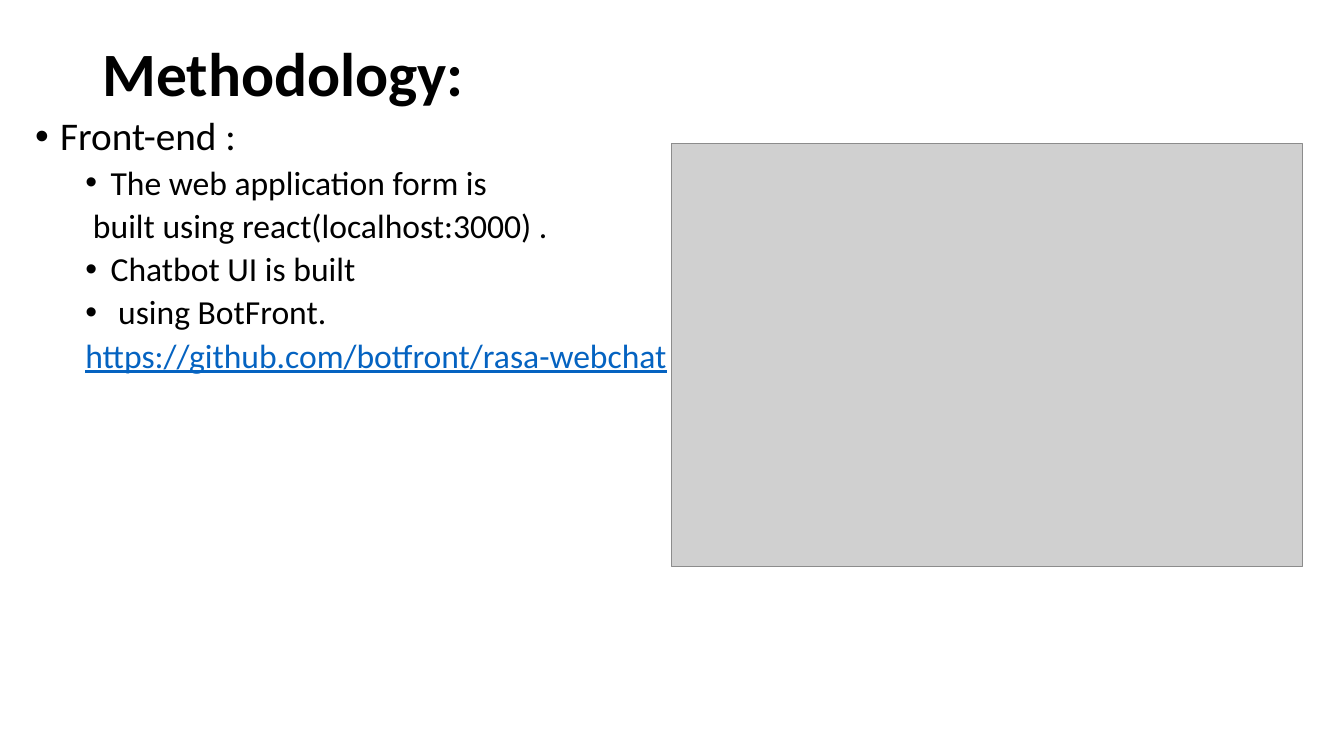
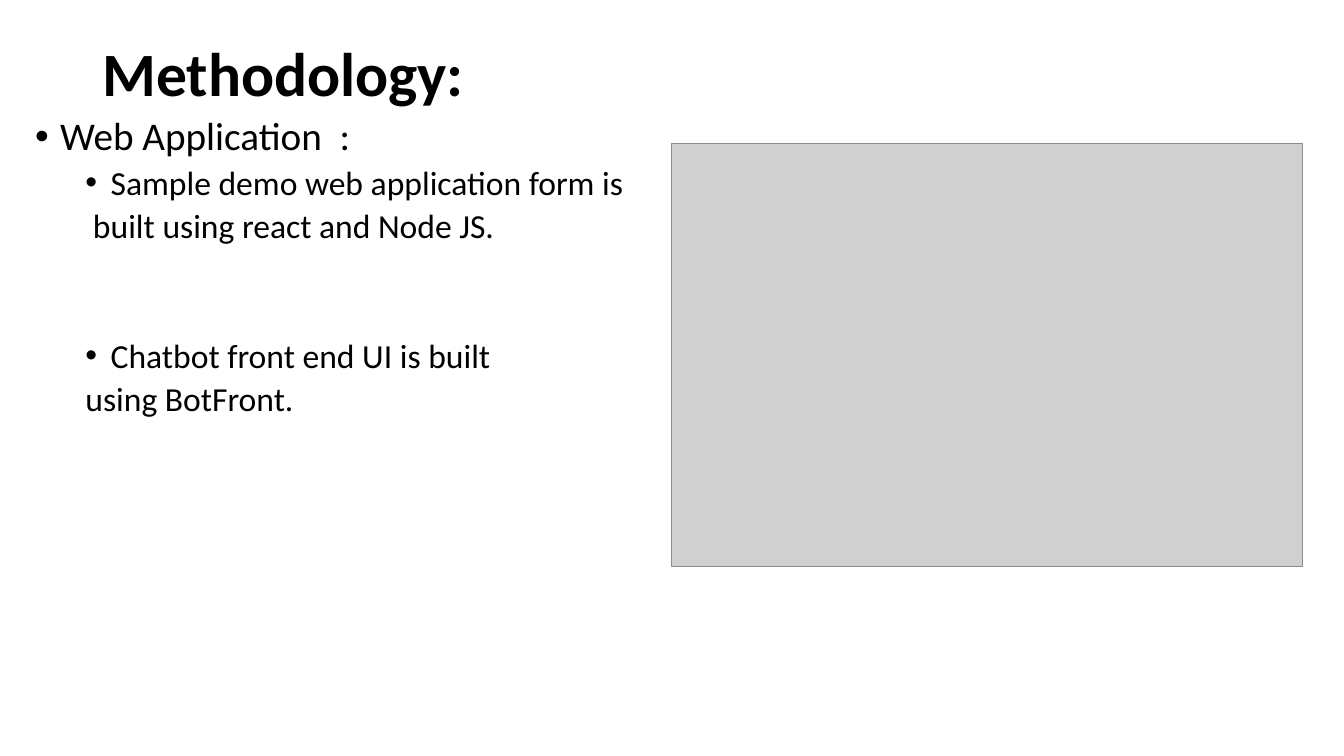
Before and after one commit to tarunmukku/exl-chatbot, a slide deck: slide 4 of EXL hackathon.pptx. Drawn at 1344x756 pixels with LibreOffice and Linux fonts; fonts in the diff are those of the drawing; grey boxes stand for pictures. Boxes give left, top, right and bottom in pixels: in the first picture for what was removed or moved away, otherwise in the second. Text is boxed around its words. In the diff, an @@ line names an element or a change of style, - is before the commit and + after.

```diff
--- a/EXL hackathon.pptx
+++ b/EXL hackathon.pptx
@@ text at bbox=[60, 122, 623, 369]: text changed @@
-• Front-end :
-  • The web application form is
-  built using react(localhost:3000) .
-  • Chatbot UI is built
+• Web Application :
+  • Sample demo web application form is
+  built using react and Node JS.
+  • Chatbot front end UI is built
@@ text at bbox=[85, 344, 666, 374]: paragraph removed @@
-  https://github.com/botfront/rasa-webchat
@@ text at bbox=[85, 388, 294, 417]: bullet • to none @@
```
Also in this commit, not shown: 5 other slides changed, 1 slide added, 20 other files.
